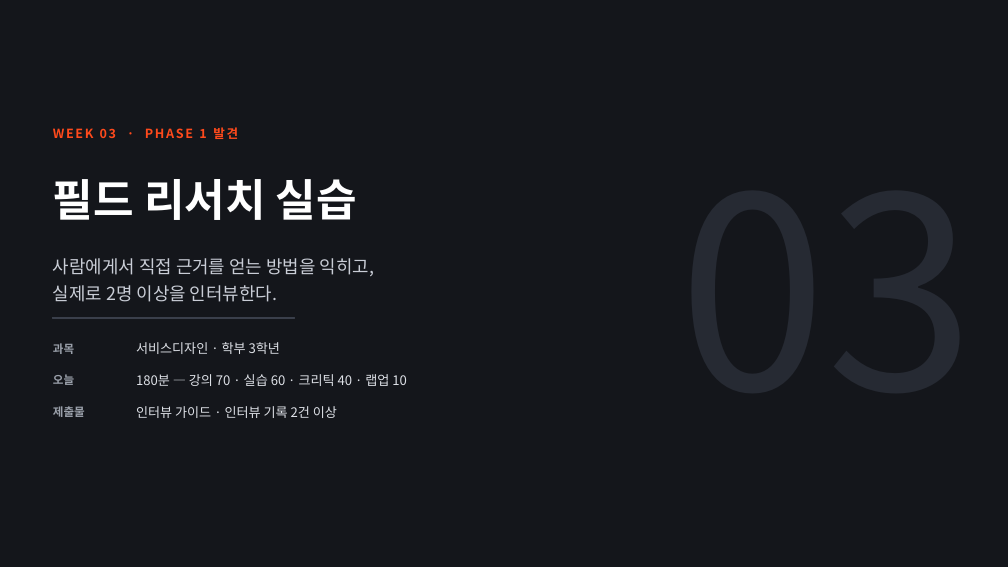
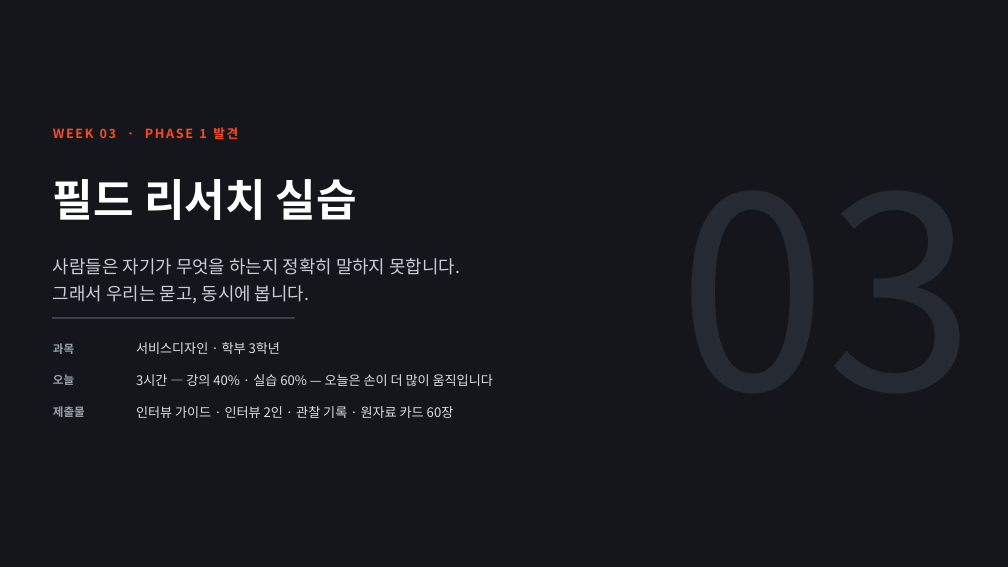
Before and after one commit to design-eng/MIN.D, a slide deck: slide 1 of dist/weeks/서비스디자인_03주차_필드리서치.pptx. Drawn at 1008x567 pixels with LibreOffice and Linux fonts; fonts in the diff are those of the drawing. Boxes give left, top, right and bottom in pixels: in the first picture for what was removed or moved away, otherwise in the second. Text is boxed around its words. In the diff, an @@ line names an element or a change of style, - is before the commit and + after.

```diff
--- a/dist/weeks/서비스디자인_03주차_필드리서치.pptx
+++ b/dist/weeks/서비스디자인_03주차_필드리서치.pptx
@@ text at box(53, 258, 460, 303): text changed @@
-사람에게서 직접 근거를 얻는 방법을 익히고,
-실제로 2명 이상을 인터뷰한다.
+사람들은 자기가 무엇을 하는지 정확히 말하지 못합니다.
+그래서 우리는 묻고, 동시에 봅니다.
@@ text at box(136, 374, 493, 386): text changed @@
-180분 — 강의 70 · 실습 60 · 크리틱 40 · 랩업 10
+3시간 — 강의 40% · 실습 60% — 오늘은 손이 더 많이 움직입니다
@@ text at box(136, 406, 454, 418): text changed @@
-인터뷰 가이드 · 인터뷰 기록 2건 이상
+인터뷰 가이드 · 인터뷰 2인 · 관찰 기록 · 원자료 카드 60장
```
Also in this commit, not shown: 10 other slides changed, 6 slides added, 6 slides removed, 5 other files.
